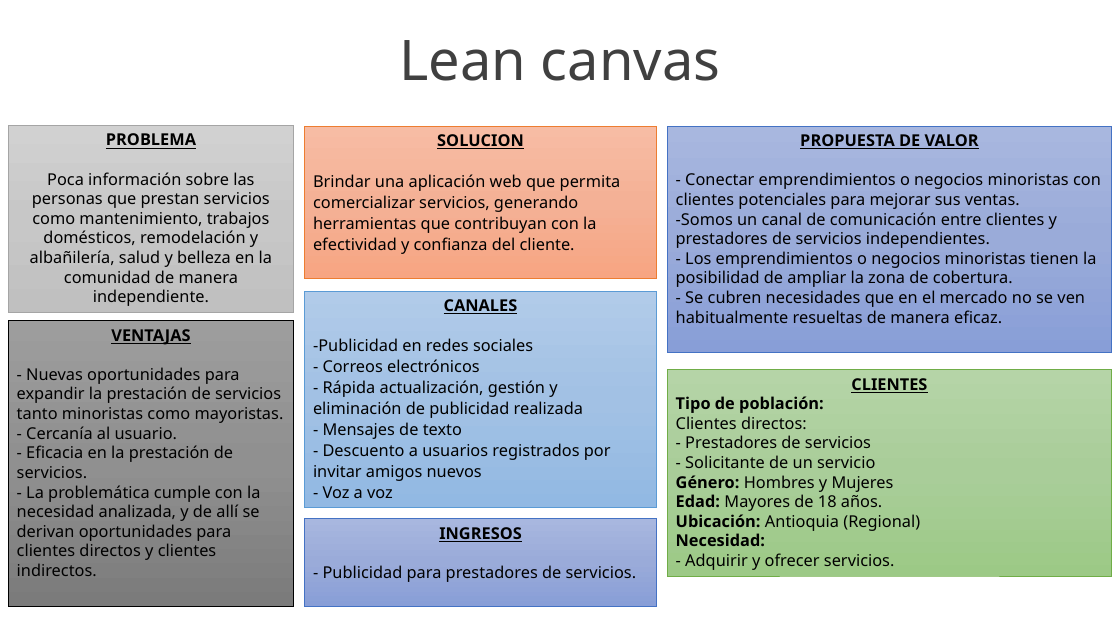
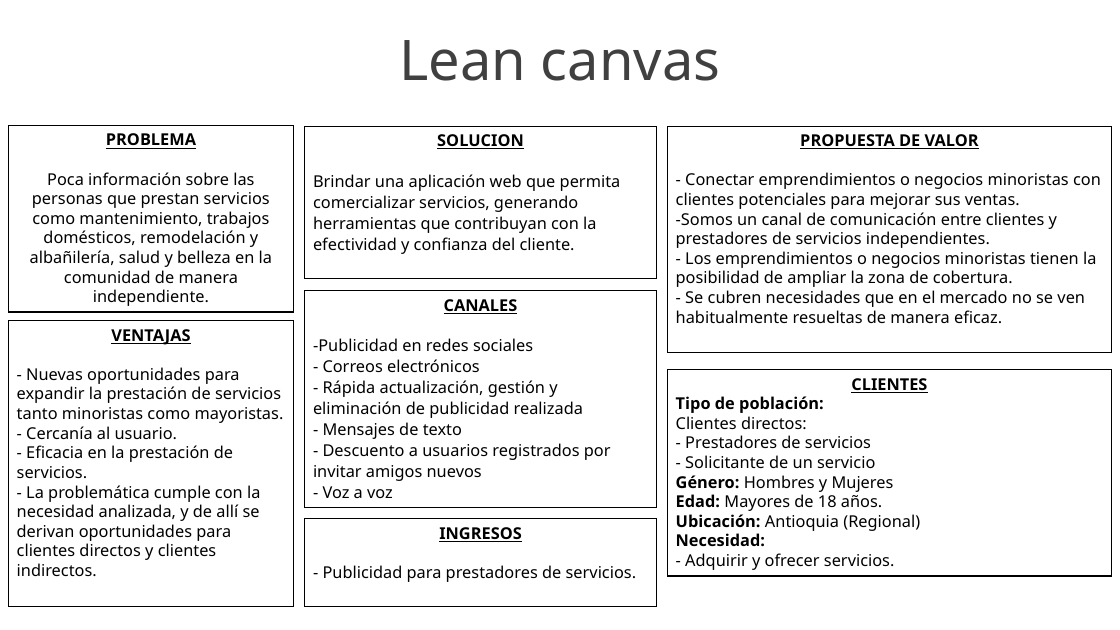
Before and after one commit to yeseniaquejada/SERVICE_MARKET, a slide deck: slide 8 of PROYECTO FORMATIVO.pptx. Drawn at 1120x630 pixels with LibreOffice and Linux fonts; fonts in the diff are those of the drawing; background and template pictures are left out. Boxes give left, top, right and bottom in pixels: in the first picture for what was removed or moved away, otherwise in the second. Text is boxed around its words. In the diff, an @@ line names an element or a change of style, - is before the commit and + after.

```diff
--- a/PROYECTO FORMATIVO.pptx
+++ b/PROYECTO FORMATIVO.pptx
@@ rectangle "PROBLEMA" at (8,125,294,312): fill gradient #D2D2D2 to #C8C8C8 to #C0C0C0 to #FFFFFF; outline #A5A5A5 0.5 pt to #000000 1 pt @@
@@ rectangle "SOLUCION" at (305,126,657,279): fill gradient #F7BDA5 to #F5B196 to #F8A582 to #FFFFFF; outline #ED7D31 0.5 pt to #000000 1 pt @@
@@ rectangle "PROPUESTA DE VALOR" at (668,126,1112,352): fill gradient #A8B7DF to #9AABD9 to #889ED7 to #FFFFFF; outline #4472C4 0.5 pt to #000000 1 pt @@
@@ rectangle "CANALES" at (305,291,657,507): fill gradient #B1CBE9 to #A3C1E5 to #93B9E4 to #FFFFFF; outline #5B9BD5 0.5 pt to #000000 1 pt @@
@@ rectangle "VENTAJAS" at (8,321,294,607): fill gradient #9D9D9D to #909090 to #7C7C7C to #FFFFFF; outline #000000 0.5 pt to #000000 1 pt @@
@@ rectangle "CLIENTES" at (668,370,1112,576): fill gradient #B5D5A7 to #AACE9A to #9CC987 to #FFFFFF; outline #70AD47 0.5 pt to #000000 1 pt @@
@@ rectangle "INGRESOS" at (305,518,657,606): fill gradient #A8B7DF to #9AABD9 to #889ED7 to #FFFFFF; outline #4472C4 0.5 pt to #000000 1 pt @@
```
Also in this commit, not shown: 2 other slides changed, 1 slide removed, 21 other files.
